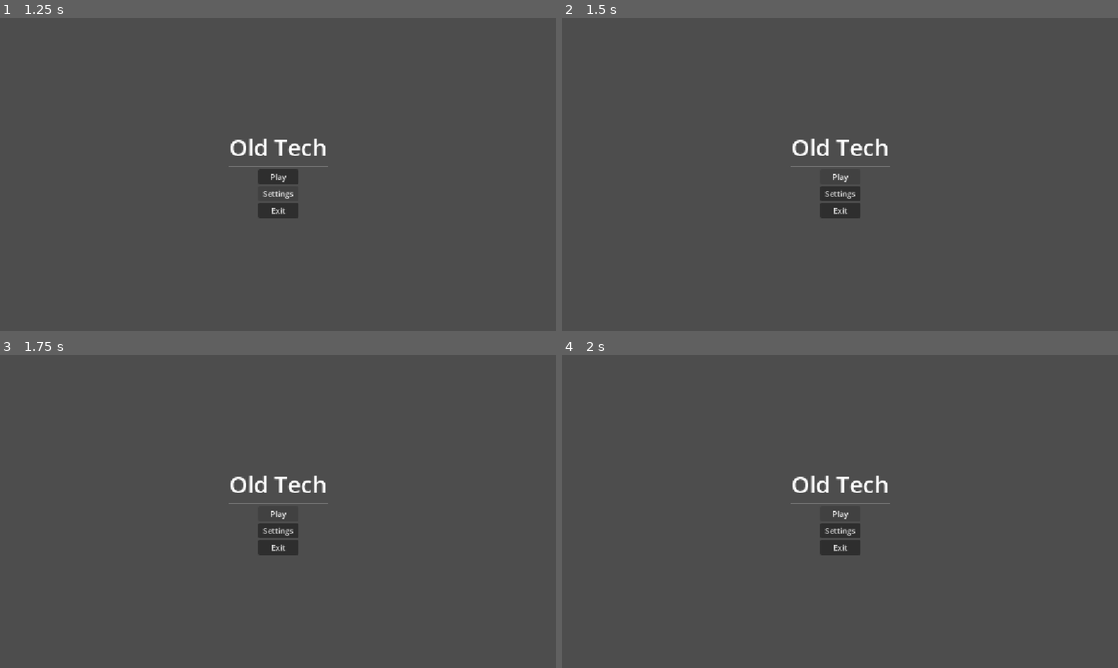
Above: before the commit, frames 1-4 (two rows, left to right).
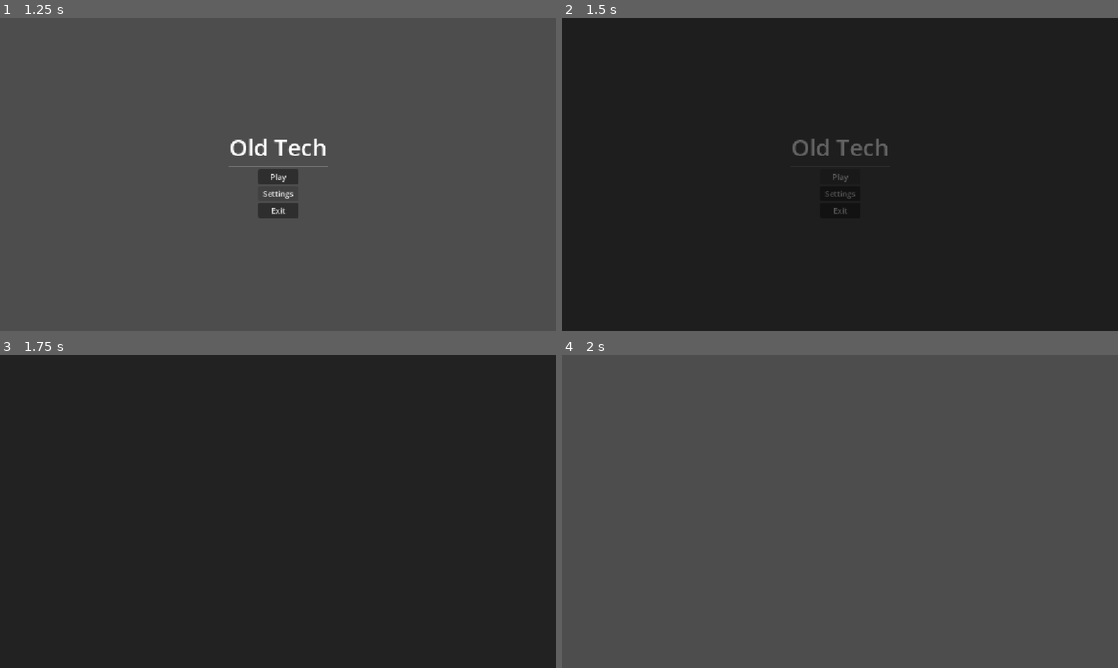
Above: after the commit, the same moments.

Repository: Ty1rl/old-tech
Game: Godot game, scene res://scenes/main.tscn
Same seed, same stepped clock (60 frames per second), same inputs: the game is played once before the commit and once after it.
Inputs:
- Up to frame 1 (1.25 s): click "Settings" at 0.5 s
- Up to frame 2 (1.5 s): click "Play" at 1.25 s
- Up to frame 3 (1.75 s): no input
- Up to frame 4 (2 s): no input

Frame 1 is identical in both runs. In frame 2, 100% of the frame differs, in the area x 0-100%, y 0-100%; in frame 3, 99%; in frame 4, 1.1%.

Commit message:
Add game scene and menu script

Diff:
--- /dev/null
+++ b/scenes/game.tscn
@@ -0,0 +1,3 @@
+[gd_scene format=3 uid="uid://b3ilviafr4x4r"]
+
+[node name="Game" type="Node3D" unique_id=457077450]
--- /dev/null
+++ b/scenes/ui/main_menu.gd
@@ -0,0 +1,13 @@
+extends Control
+
+
+func _on_play_button_pressed() -> void:
+	SceneManager.go_to("Game")
+
+
+func _on_settings_button_pressed() -> void:
+	pass # Replace with function body.
+
+
+func _on_exit_button_pressed() -> void:
+	get_tree().quit()
--- a/scenes/ui/main_menu.tscn
+++ b/scenes/ui/main_menu.tscn
@@ -1,4 +1,6 @@
 [gd_scene format=3 uid="uid://cb25v8pyc2pe1"]
+
+[ext_resource type="Script" uid="uid://dmei3rw5iansg" path="res://scenes/ui/main_menu.gd" id="1_sl1te"]
 
 [node name="MainMenu" type="Control" unique_id=1271498089]
 layout_mode = 3
@@ -7,6 +9,7 @@
 anchor_bottom = 1.0
 grow_horizontal = 2
 grow_vertical = 2
+script = ExtResource("1_sl1te")
 
 [node name="CenterVBox" type="VBoxContainer" parent="." unique_id=1584724884]
 layout_mode = 1
@@ -53,3 +56,7 @@
 unique_name_in_owner = true
 layout_mode = 2
 text = "Exit"
+
+[connection signal="pressed" from="CenterVBox/ButtonMargin/ButtonVBox/PlayButton" to="." method="_on_play_button_pressed"]
+[connection signal="pressed" from="CenterVBox/ButtonMargin/ButtonVBox/SettingsButton" to="." method="_on_settings_button_pressed"]
+[connection signal="pressed" from="CenterVBox/ButtonMargin/ButtonVBox/ExitButton" to="." method="_on_exit_button_pressed"]
--- a/scripts/autoloads/scene_manager.gd
+++ b/scripts/autoloads/scene_manager.gd
@@ -3,7 +3,9 @@
 signal scene_changed(key: StringName)
 
 # &"scene_name": "res://path/to/scene_name.tscn",
-const SCENES: Dictionary[StringName, String] = {}
+const SCENES: Dictionary[StringName, String] = {
+	&"Game": "uid://b3ilviafr4x4r"
+}
 
 const FADE_LAYER: int = 128
 
Not shown, added: scenes/ui/main_menu.gd.uid
